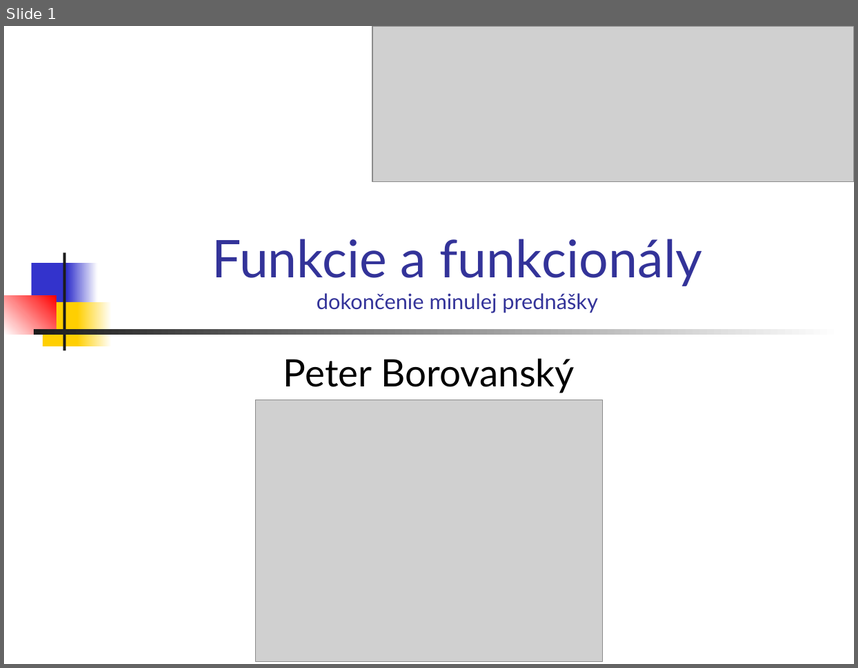
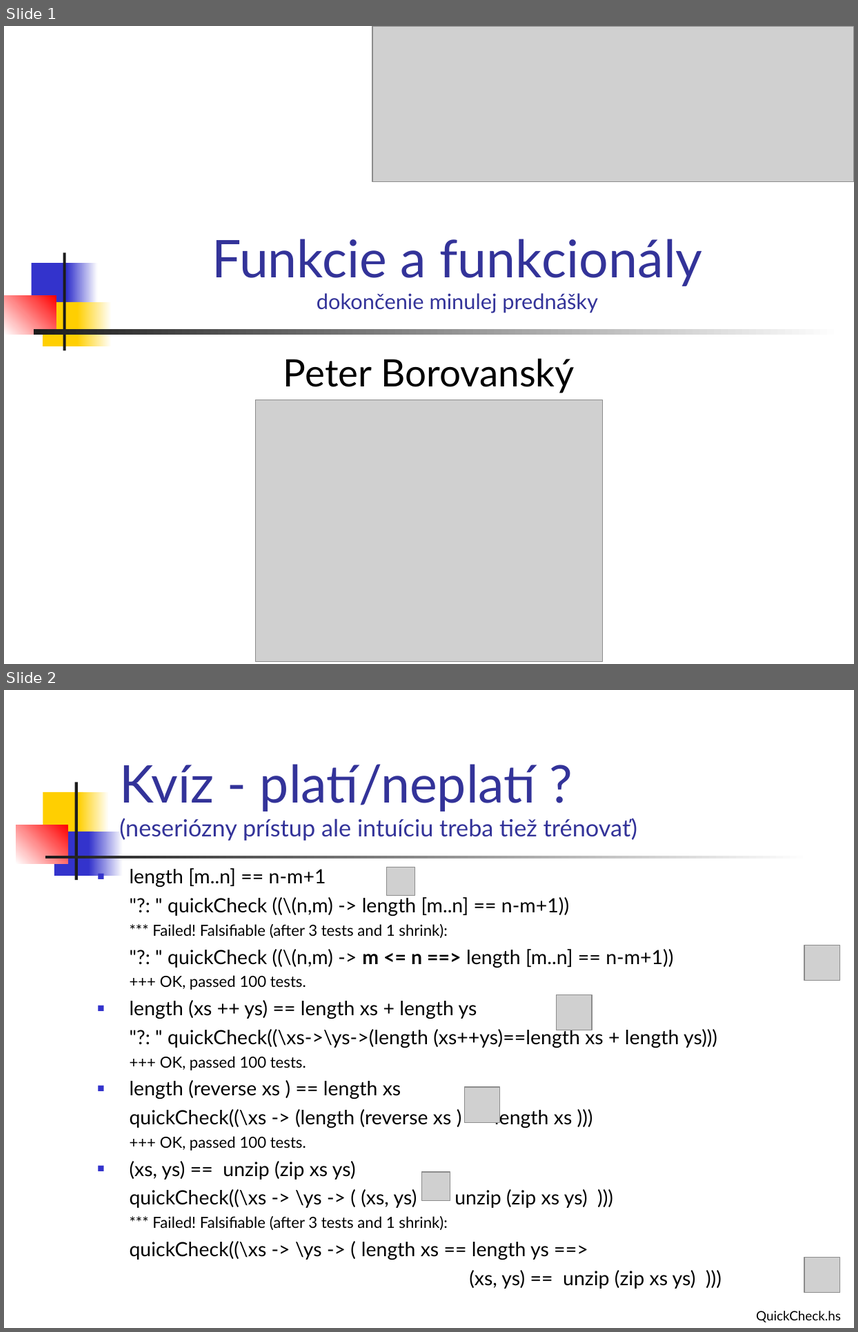
Before and after one commit to Funkcionalne/Prednasky, a slide deck: 03/03_fpro.ppt. Shown one above the other, each under a label of ours: slide 1 before the commit, slides 1 and 2 after it. The pictures are 858x668 and 858x1332 pixels, drawn with LibreOffice and Linux fonts; fonts in the diff are those of the drawing; grey boxes stand for pictures. Boxes give left, top, right and bottom in pixels: in the first picture for what was removed or moved away, otherwise in the second. Text is boxed around its words. In the diff, an @@ line names an element or a change of style, - is before the commit and + after.

```diff
--- a/03/03_fpro.ppt
+++ b/03/03_fpro.ppt
@@ slide 2 added at [4, 690, 854, 1328], background #FFFFFF @@
@@ title added at [119, 764, 637, 840], 20 pt, text #333399 @@
+Kvíz - platí/neplatí ?
+(neseriózny prístup ale intuíciu treba tiež trénovať)
@@ rectangle added at [43, 792, 84, 836], fill #FFCF01 @@
@@ rectangle added at [74, 782, 77, 880], fill #1C1C1C @@
@@ rectangle added at [79, 792, 110, 836], fill gradient #FFCF01 to #FFFFFF @@
@@ rectangle added at [16, 825, 67, 863], fill gradient #FFFFFF to #FF0000 @@
@@ rectangle added at [54, 831, 93, 876], fill #3333CC @@
@@ rectangle added at [89, 831, 123, 876], fill gradient #3333CC to #FFFFFF @@
@@ rectangle added at [45, 856, 810, 858], fill gradient #1C1C1C to #FFFFFF @@
@@ text added at [130, 868, 717, 1288], 16.6 pt, text #000000 @@
+■ length [m..n] == n-m+1
+"?: " quickCheck ((\(n,m) -> length [m..n] == n-m+1))
+*** Failed! Falsifiable (after 3 tests and 1 shrink):
+"?: " quickCheck ((\(n,m) -> m <= n ==> length [m..n] == n-m+1))
++++ OK, passed 100 tests.
+■ length (xs ++ ys) == length xs + length ys
+"?: " quickCheck((\xs->\ys->(length (xs++ys)==length xs + length ys)))
++++ OK, passed 100 tests.
+■ length (reverse xs ) == length xs
+quickCheck((\xs -> (length (reverse xs ) == length xs )))
++++ OK, passed 100 tests.
+■ (xs, ys) == unzip (zip xs ys)
+quickCheck((\xs -> \ys -> ( (xs, ys) == unzip (zip xs ys) )))
+*** Failed! Falsifiable (after 3 tests and 1 shrink):
+quickCheck((\xs -> \ys -> ( length xs == length ys ==>
+(xs, ys) == unzip (zip xs ys) )))
@@ picture added at [386, 867, 415, 895] @@
@@ picture added at [805, 945, 840, 980] @@
@@ picture added at [557, 994, 593, 1030] @@
@@ picture added at [465, 1087, 500, 1123] @@
@@ picture added at [422, 1172, 450, 1200] @@
@@ picture added at [805, 1257, 840, 1292] @@
@@ text added at [756, 1310, 841, 1322], 11 pt, text #000000 @@
+QuickCheck.hs
```
Also in this commit, not shown: 1 slide changed, 9 other slides added, 2 other files.
